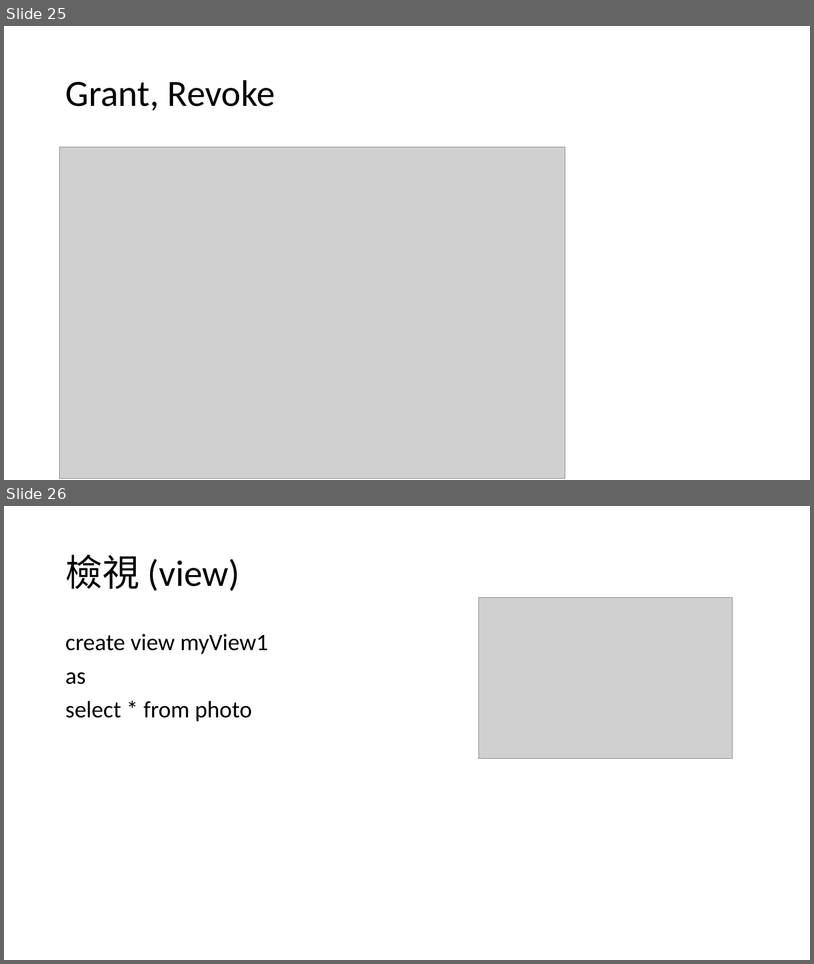
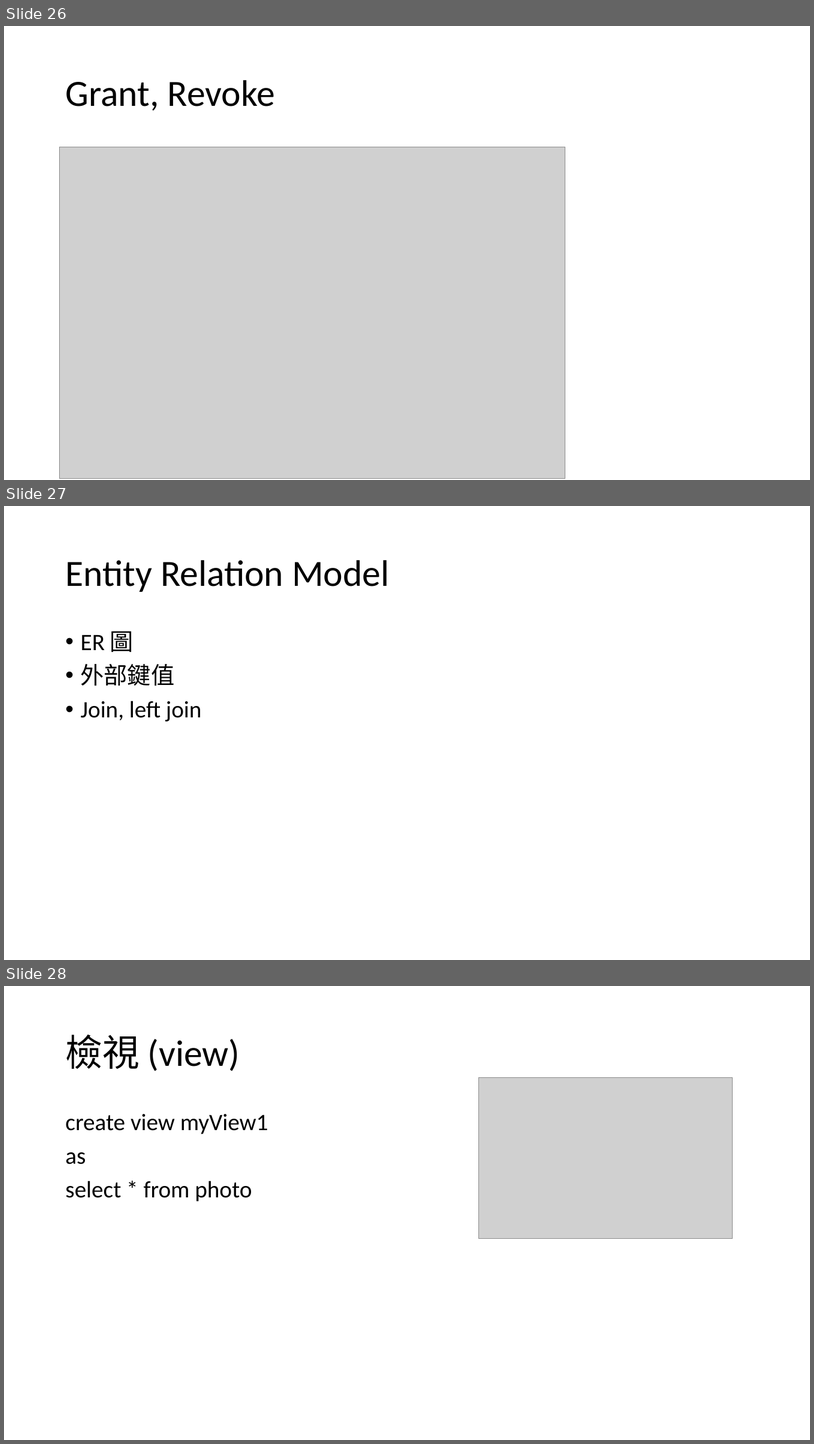
Before and after one commit to RichardHwang886/lession2, a slide deck: sql_db介紹.pptx. Shown one above the other, each under a label of ours: slides 25 and 26 before the commit, slides 26, 27 and 28 after it. The pictures are 814x964 and 814x1444 pixels, drawn with LibreOffice and Linux fonts; fonts in the diff are those of the drawing; grey boxes stand for pictures. Boxes give left, top, right and bottom in pixels: in the first picture for what was removed or moved away, otherwise in the second. Text is boxed around its words. In the diff, an @@ line names an element or a change of style, - is before the commit and + after.

```diff
--- a/sql_db介紹.pptx
+++ b/sql_db介紹.pptx
@@ slide 27 added at (4, 506, 810, 960), background #FFFFFF @@
@@ title added at (65, 560, 389, 592), 44 pt, text #000000 @@
+Entity Relation Model
@@ text added at (81, 631, 202, 721), 28 pt, text #000000 @@
+• ER 圖
+• 外部鍵值
+• Join, left join
@@ what was slide 25 is now slide 26 @@
@@ what was slide 26 is now slide 28 @@
```
Also in this commit, not shown: 3 slides changed, 1 other slide added, 27 other files.
